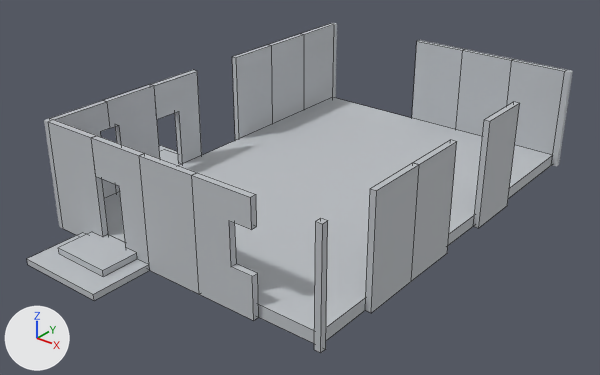
Two versions of the FBX model Assets/Environment/walls-resize.fbx, one commit apart.
Camera for both pictures: a 50 mm lens placed at (20.22, -13.54, 12.59), pointed at (4.72, 5.83, 0.59). Every picture has the same lights, and +X, +Y and +Z are marked at lower left. Mesh edges are drawn as thin lines on the coarser meshes. Where no turn or scale is listed for an object, it has been applied to the vertices.

Before the edit, the objects in view are built like this:
```python
me_wall_4m_009 = bpy.data.meshes.new('Wall_4m.009')
me_wall_4m_009.from_pydata(...)  # a box spanning x -0.1..0.1, y -1.0..1.0, z -1.8..1.8
me_wall_4m_009.materials.append(mat_wall_grey_029)  # light grey #bdc1c5
me_wall_4m_013 = bpy.data.meshes.new('Wall_4m.013')
me_wall_4m_013.from_pydata(...)  # a box spanning x -0.1..0.1, y -1.0..1.0, z -1.8..1.8
me_wall_4m_013.materials.append(mat_wall_grey_033)  # light grey #bdc1c5
me_wall_4m_033 = bpy.data.meshes.new('Wall_4m.033')
me_wall_4m_033.from_pydata(...)  # 24 vertices, 14 faces; spans x -1.5..1.5, y -1.37..0.83, z -0.3..0.1
# faces by material slot: [2, 5, 3, 4]
me_wall_4m_033.materials.append(mat_wall_darkgrey_017)  # light grey #babdc2
me_wall_4m_033.materials.append(mat_wall_grey_017)  # light grey #bdc1c5
me_wall_4m_033.materials.append(mat_wall_grey_006)  # light grey #bdc1c5
me_wall_4m_033.materials.append(mat_wall_grey_005)  # light grey #bdc1c5
ob_wall_4m_009 = bpy.data.objects.new('Wall_4m.009', me_wall_4m_009)
ob_wall_4m_009.location = (-0.1, 11.0, 1.8)
ob_wall_4m_013 = bpy.data.objects.new('Wall_4m.013', me_wall_4m_013)
ob_wall_4m_013.location = (10.1, 5.0, 1.8)
ob_wall_4m_032 = bpy.data.objects.new('Wall_4m.032', me_wall_4m_033)
ob_wall_4m_032.location = (2.5, -0.82, 0.3)
# also in view: 'Wall_4m.027' at (-0.1, 13.0, 1.8); 'Wall_4m.011' at (10.1, 3.0, 1.8); 'Wall_4m.028' at (-0.1, 5.0, 1.8); 'Wall_4m.030' at (3.0, -0.1, 1.8); 'Wall_4m.008' at (-0.1, 9.0, 1.8)
```
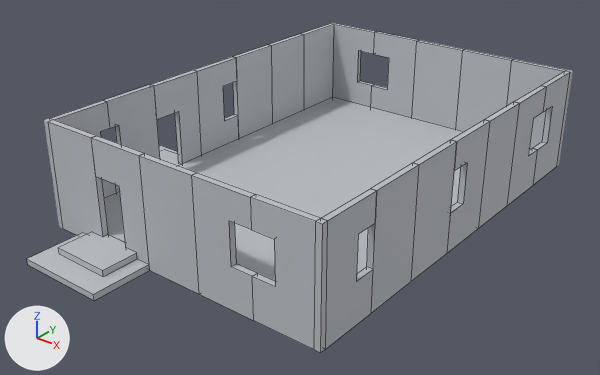
Location of each change, (x1, y1, x2, y2) in pixels of the pictures (600 x 375 px):
'Wall_4m.001', added
    after: (250, 194, 320, 349)
    faces in mat_wall_grey_032 (light grey #bdc1c5): (250, 194, 320, 349)
'Wall_4m.010', added
    after: (322, 189, 377, 348)
    faces in mat_wall_grey_037 (light grey #bdc1c5): (322, 189, 377, 348)
'Wall_4m.012', added
    after: (447, 120, 490, 253)
    faces in mat_wall_grey_042 (light grey #bdc1c5): (447, 120, 490, 253)
    faces in mat_wall_grey_039 (light grey #bdc1c5): (451, 163, 467, 212)
'Wall_4m.021', added
    after: (194, 57, 239, 155)
    faces in mat_wall_grey_052 (light grey #bdc1c5): (194, 57, 239, 155)
'Wall_4m.023', added
    after: (371, 32, 418, 118)
    faces in mat_wall_grey_054 (light grey #bdc1c5): (371, 32, 418, 118)
'Wall_4m.026', added
    after: (333, 24, 377, 107)
    faces in mat_wall_grey_056 (light grey #bdc1c5): (333, 24, 377, 107)
'Wall_4m.017', added
    after: (507, 86, 546, 205)
    faces in mat_wall_grey_050 (light grey #bdc1c5): (507, 86, 546, 205)
'Wall_4m.014', added
    after: (533, 71, 570, 185)
    faces in mat_wall_grey_048 (light grey #bdc1c5): (533, 71, 570, 185)
    faces in mat_wall_grey_047 (light grey #bdc1c5): (533, 107, 552, 149)

Patch to the scene script:
```diff
--- a/Assets/Environment/walls-resize.fbx.py
+++ b/Assets/Environment/walls-resize.fbx.py
@@ ob_wall_4m_017 @@
+ob_wall_4m_017 = bpy.data.objects.new('Wall_4m.017', me_wall_4m_023)  # 16 vertices, 10 faces; spans x -0.1..0.1, y -1.0..1.0, z -1.8..1.8; in mat_wall_grey_050 (light grey #bdc1c5), mat_wall_grey_049 (light grey #bdc1c5)
+ob_wall_4m_017.location = (10.1, 11.0, 1.8)
@@ ob_wall_4m_026 @@
+ob_wall_4m_026 = bpy.data.objects.new('Wall_4m.026', me_wall_4m_040)  # 16 vertices, 10 faces; spans x -1.0..1.0, y -0.1..0.1, z -1.8..1.8; in mat_wall_grey_056 (light grey #bdc1c5), mat_wall_grey_055 (light grey #bdc1c5)
+ob_wall_4m_026.location = (1.0, 14.1, 1.8)
@@ ob_wall_4m_014 @@
+ob_wall_4m_014 = bpy.data.objects.new('Wall_4m.014', me_wall_4m_021)  # 16 vertices, 10 faces; spans x -0.1..0.1, y -1.0..1.0, z -1.8..1.8; in mat_wall_grey_048 (light grey #bdc1c5), mat_wall_grey_047 (light grey #bdc1c5)
+ob_wall_4m_014.location = (10.1, 13.0, 1.8)
@@ ob_wall_4m_021 @@
+ob_wall_4m_021 = bpy.data.objects.new('Wall_4m.021', me_wall_4m_026)  # 16 vertices, 10 faces; spans x -0.1..0.1, y -1.0..1.0, z -1.8..1.8; in mat_wall_grey_052 (light grey #bdc1c5), mat_wall_grey_051 (light grey #bdc1c5)
+ob_wall_4m_021.location = (-0.1, 7.0, 1.8)
@@ ob_wall_4m_023 @@
+ob_wall_4m_023 = bpy.data.objects.new('Wall_4m.023', me_wall_4m_039)  # 16 vertices, 10 faces; spans x -1.0..1.0, y -0.1..0.1, z -1.8..1.8; in mat_wall_grey_054 (light grey #bdc1c5), mat_wall_grey_053 (light grey #bdc1c5)
+ob_wall_4m_023.location = (3.0, 14.1, 1.8)
@@ ob_wall_4m_001 @@
+ob_wall_4m_001 = bpy.data.objects.new('Wall_4m.001', me_wall_4m_014)  # 16 vertices, 10 faces; spans x -1.0..1.0, y -0.1..0.1, z -1.8..1.8; in mat_wall_grey_032 (light grey #bdc1c5), mat_wall_grey_007 (light grey #bdc1c5)
+ob_wall_4m_001.location = (9.0, -0.1, 1.8)
@@ ob_wall_4m_010 @@
+ob_wall_4m_010 = bpy.data.objects.new('Wall_4m.010', me_wall_4m_017)  # 16 vertices, 10 faces; spans x -0.1..0.1, y -1.0..1.0, z -1.8..1.8; in mat_wall_grey_037 (light grey #bdc1c5), mat_wall_grey_034 (light grey #bdc1c5)
+ob_wall_4m_010.location = (10.1, 1.0, 1.8)
@@ ob_wall_4m_012 @@
+ob_wall_4m_012 = bpy.data.objects.new('Wall_4m.012', me_wall_4m_020)  # 16 vertices, 10 faces; spans x -0.1..0.1, y -1.0..1.0, z -1.8..1.8; in mat_wall_grey_042 (light grey #bdc1c5), mat_wall_grey_039 (light grey #bdc1c5)
+ob_wall_4m_012.location = (10.1, 7.0, 1.8)
```
